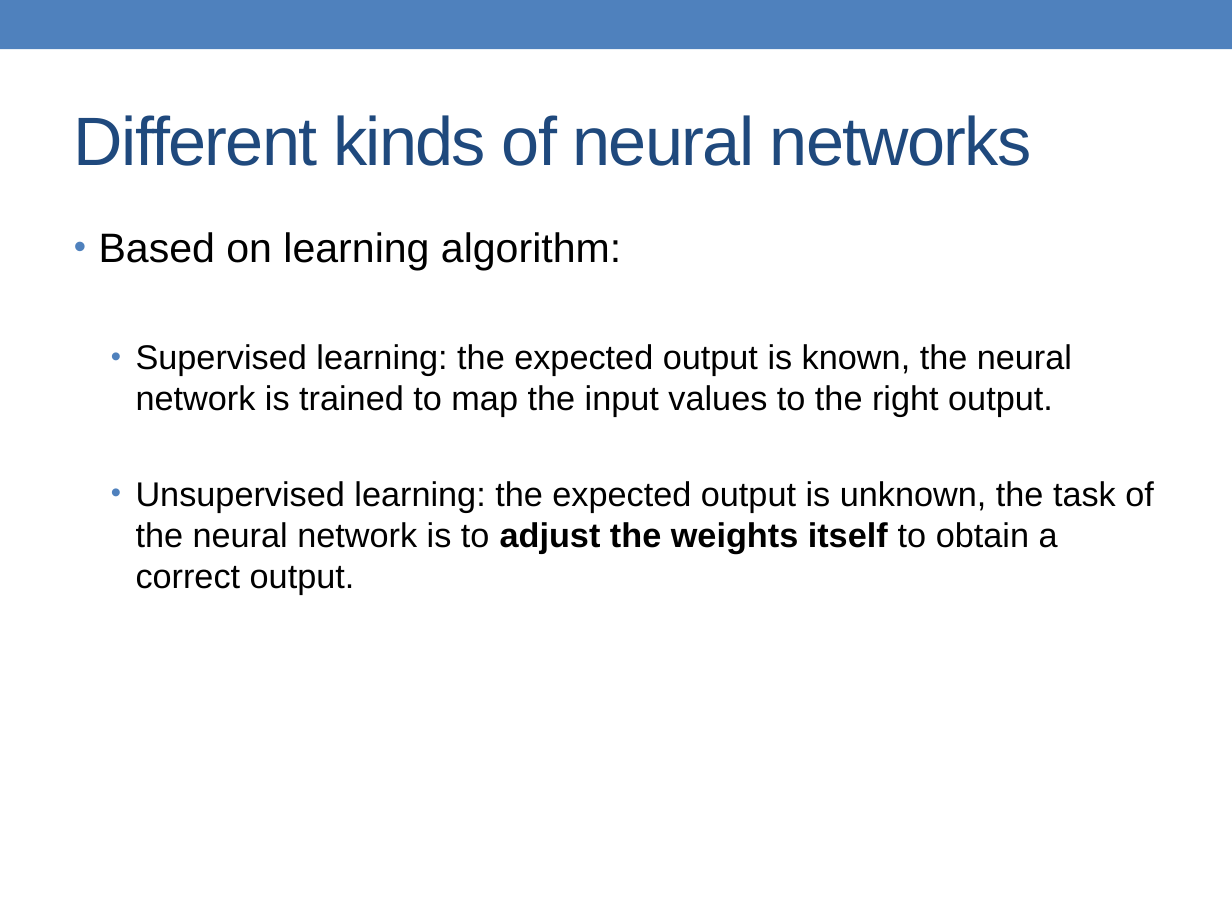
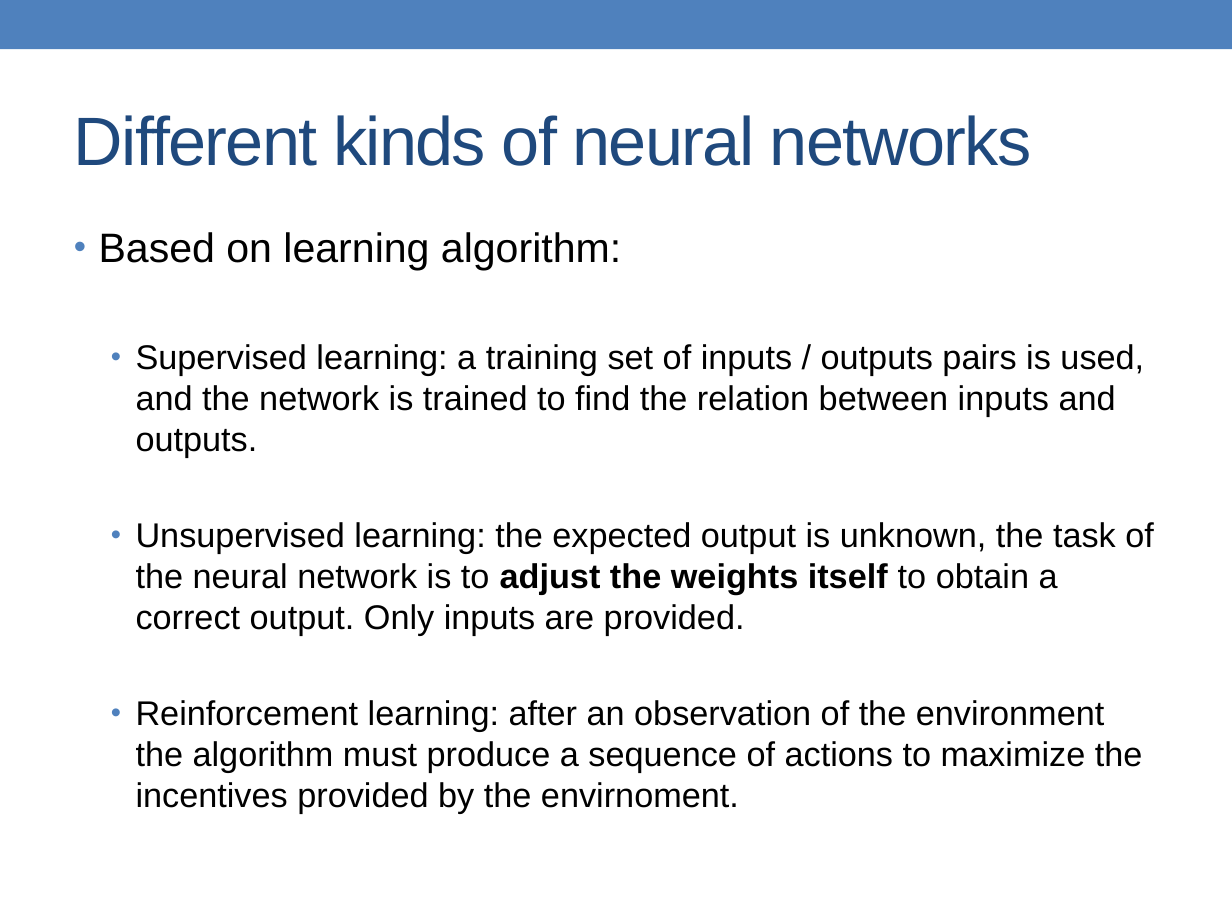
Before and after one commit to alessandrofrancesconi/carwin, a slide deck: slide 12 of presentation.pptx. Drawn at 1232x924 pixels with LibreOffice and Linux fonts; fonts in the diff are those of the drawing. Boxes give left, top, right and bottom in pixels: in the first picture for what was removed or moved away, otherwise in the second. Text is boxed around its words. In the diff, an @@ line names an element or a change of style, - is before the commit and + after.

Commit message:
Updated presentation.

```diff
--- a/presentation.pptx
+++ b/presentation.pptx
@@ text at [136, 344, 1154, 814]: text changed @@
-  • Supervised learning: the expected output is known, the neural network is trained to map the input values to the right output.
-  • Unsupervised learning: the expected output is unknown, the task of the neural network is to adjust the weights itself to obtain a correct output.
+  • Supervised learning: a training set of inputs / outputs pairs is used, and the network is trained to find the relation between inputs and outputs.
+  • Unsupervised learning: the expected output is unknown, the task of the neural network is to adjust the weights itself to obtain a correct output. Only inputs are provided.
+  • Reinforcement learning: after an observation of the environment the algorithm must produce a sequence of actions to maximize the incentives provided by the envirnoment.
```
Also in this commit, not shown: 1 other slide changed.
